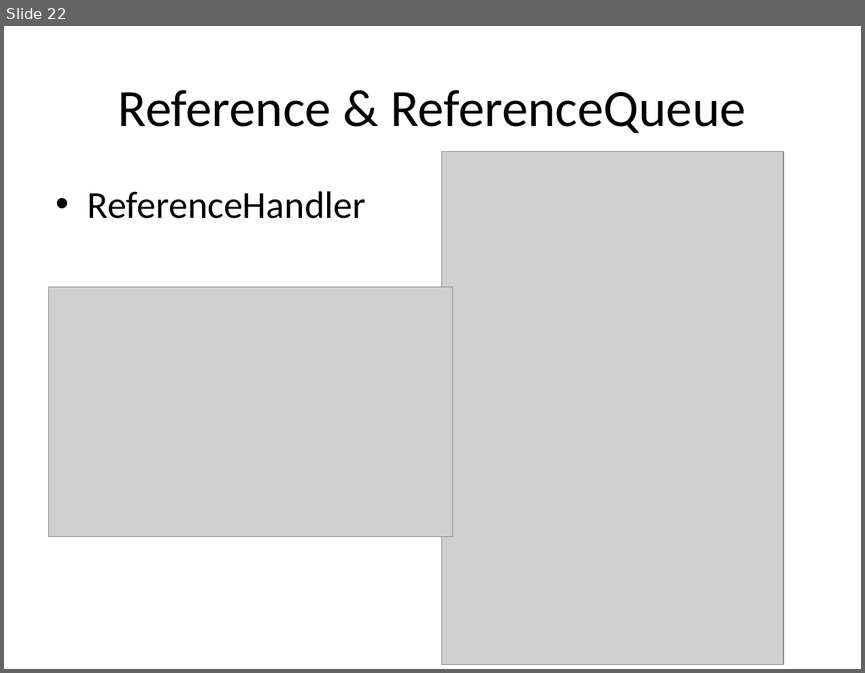
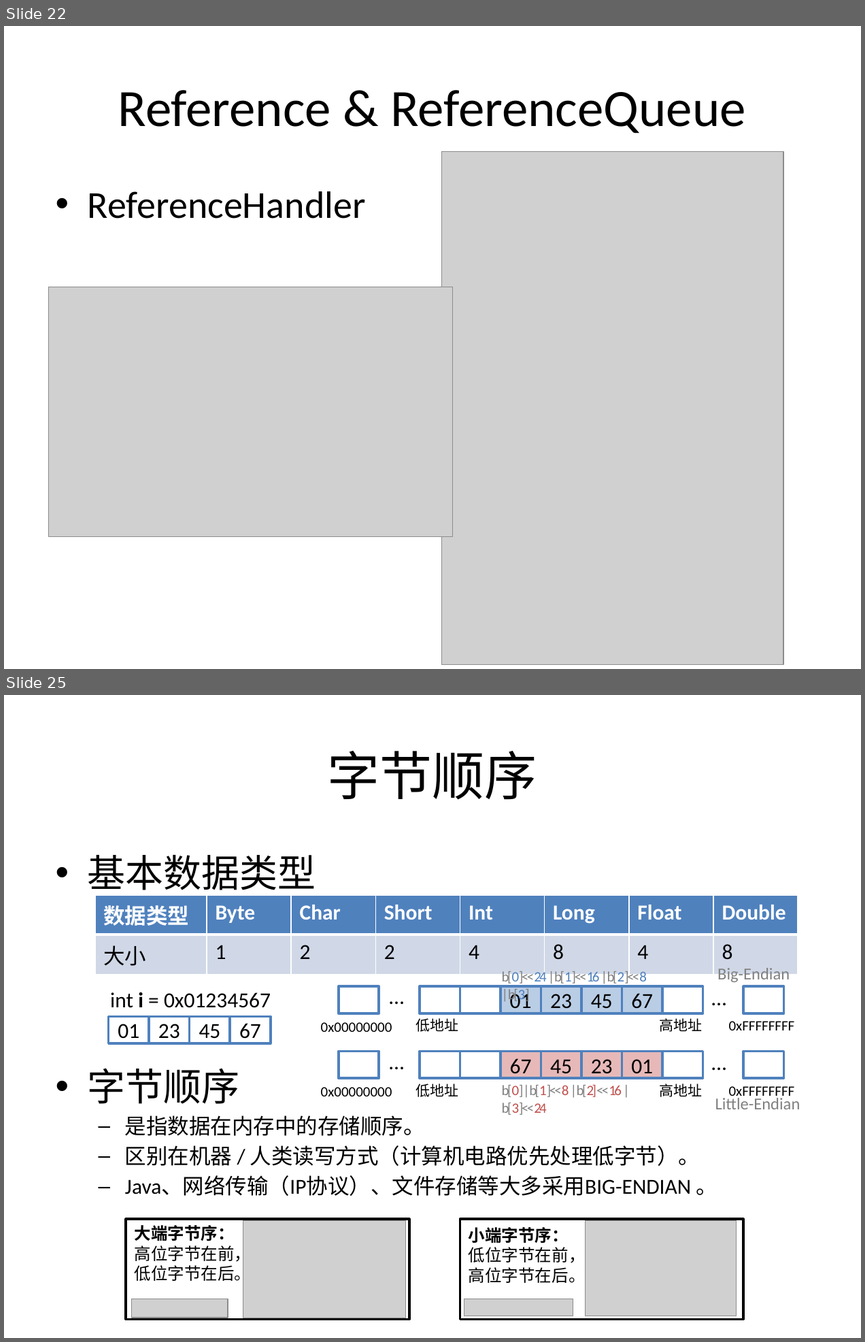
Before and after one commit to guhanjie/Knowledge-sharing, a slide deck: 扒一扒Java IO那些事儿.pptx. Shown one above the other, each under a label of ours: slide 22 before the commit, slides 22 and 25 after it; the slides between them are not shown. The pictures are 865x673 and 865x1342 pixels, drawn with LibreOffice and Linux fonts; fonts in the diff are those of the drawing; grey boxes stand for pictures. Boxes give left, top, right and bottom in pixels: in the first picture for what was removed or moved away, otherwise in the second. Text is boxed around its words. In the diff, an @@ line names an element or a change of style, - is before the commit and + after.

Commit message:
update java io

```diff
--- a/扒一扒Java IO那些事儿.pptx
+++ b/扒一扒Java IO那些事儿.pptx
@@ slide 25 added at box(4, 695, 861, 1338), background #FFFFFF @@
@@ title added at box(328, 751, 537, 800), 44 pt, text #000000 @@
+字节顺序
@@ text added at box(88, 855, 717, 1195), 18 pt, text #000000 @@
+• 基本数据类型
+• 字节顺序
+  – 是指数据在内存中的存储顺序。
+  – 区别在机器 / 人类读写方式（计算机电路优先处理低字节）。
+  – Java、网络传输（IP协议）、文件存储等大多采用BIG-ENDIAN 。
@@ table added at box(95, 895, 800, 968), 2 rows, 8 columns @@
+数据类型 | Byte | Char | Short | Int | Long | Float | Double
+大小 | 1 | 2 | 2 | 4 | 8 | 4 | 8
@@ text added at box(502, 970, 647, 1003), 12 pt, text #808080 @@
+b[0]<<24 | b[1]<<16 | b[2]<<8 | b[3]
@@ text added at box(717, 968, 789, 984), 14 pt, text #808080 @@
+Big-Endian
@@ group added at box(109, 992, 271, 1043): 4 rectangles, 1 text @@
+01
+23
+45
+67
+int i = 0x01234567
@@ group added at box(321, 979, 795, 1032): 9 rectangles, 6 texts @@
+01
+23
+45
+67
+…
+0x00000000
+0xFFFFFFFF
+…
+低地址
+高地址
@@ text added at box(502, 1085, 621, 1115), 12 pt, text #808080 @@
+b[0] | b[1]<<8 | b[2]<<16 | b[3]<<24
@@ group added at box(321, 1044, 795, 1100): 9 rectangles, 6 texts @@
+67
+45
+23
+01
+…
+0x00000000
+0xFFFFFFFF
+…
+低地址
+高地址
@@ text added at box(715, 1098, 800, 1109), 14 pt, text #808080 @@
+Little-Endian
@@ group added at box(126, 1219, 409, 1319): 2 pictures, 1 rectangle, 1 text @@
+大端字节序：
+高位字节在前，
+低位字节在后。
@@ group added at box(460, 1219, 743, 1319): 2 pictures, 1 rectangle, 1 text @@
+小端字节序：
+低位字节在前，
+高位字节在后。
```
Also in this commit, not shown: 8 slides changed, 3 other slides added, 2 slides removed.
